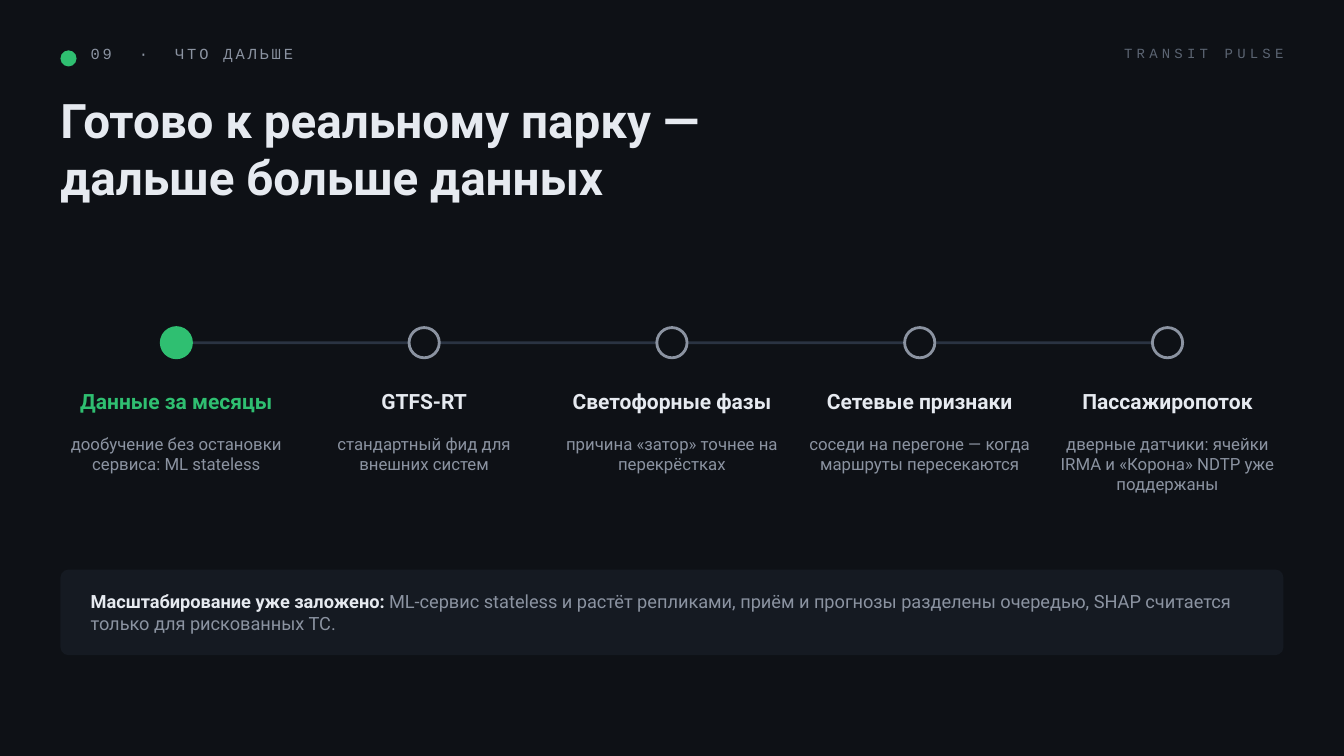
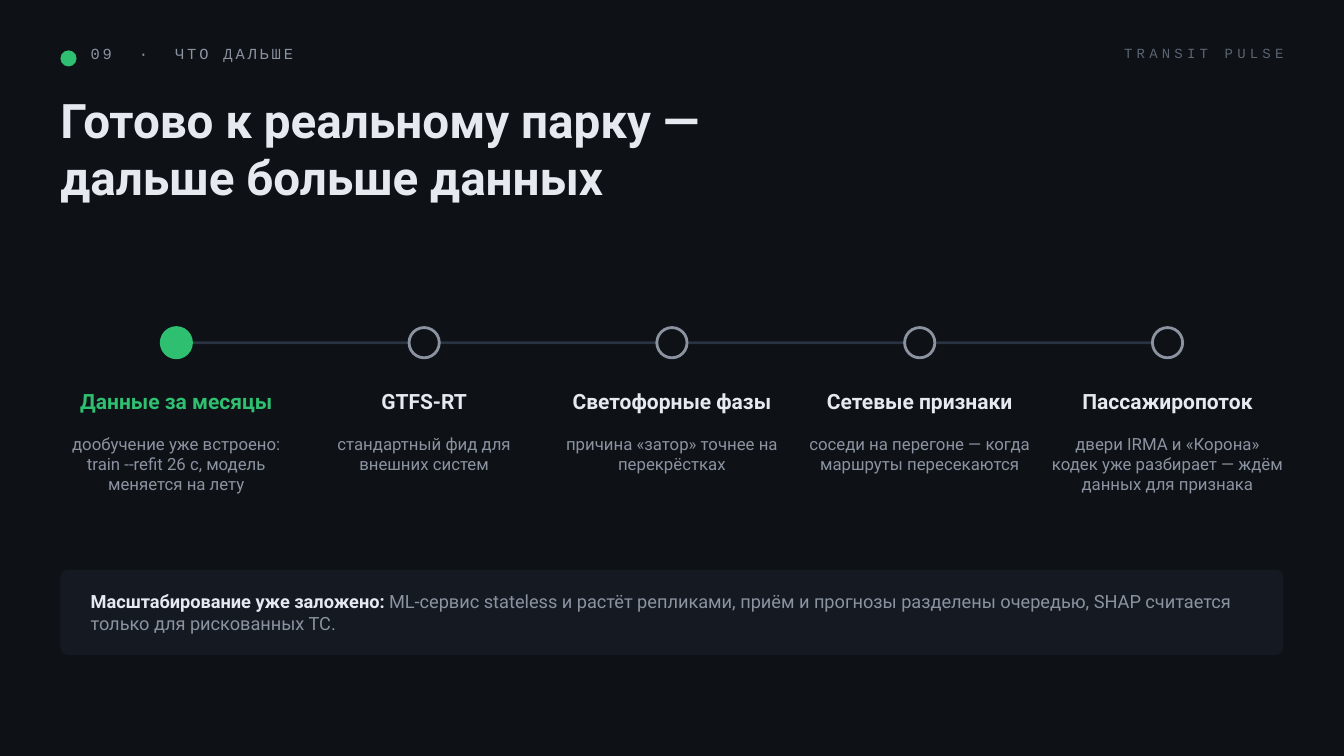
Before and after one commit to jinxovich/transit-pulse, a slide deck: slide 10 of docs/pitch/transit-pulse-pitch.pptx. Drawn at 1344x756 pixels with LibreOffice and Linux fonts; fonts in the diff are those of the drawing. Boxes give left, top, right and bottom in pixels: in the first picture for what was removed or moved away, otherwise in the second. Text is boxed around its words. In the diff, an @@ line names an element or a change of style, - is before the commit and + after.

Commit message:
docs(pitch): дообучение и разбор дверей — уже сделаны, а не в планах

```diff
--- a/docs/pitch/transit-pulse-pitch.pptx
+++ b/docs/pitch/transit-pulse-pitch.pptx
@@ text at box(72, 437, 281, 494): text changed @@
-дообучение без остановки сервиса: ML stateless
+дообучение уже встроено: train --refit 26 с, модель меняется на лету
@@ text at box(1052, 438, 1282, 494): text changed @@
-дверные датчики: ячейки IRMA и «Корона» NDTP уже поддержаны
+двери IRMA и «Корона» кодек уже разбирает — ждём данных для признака
```
Also in this commit, not shown: 3 other files.
